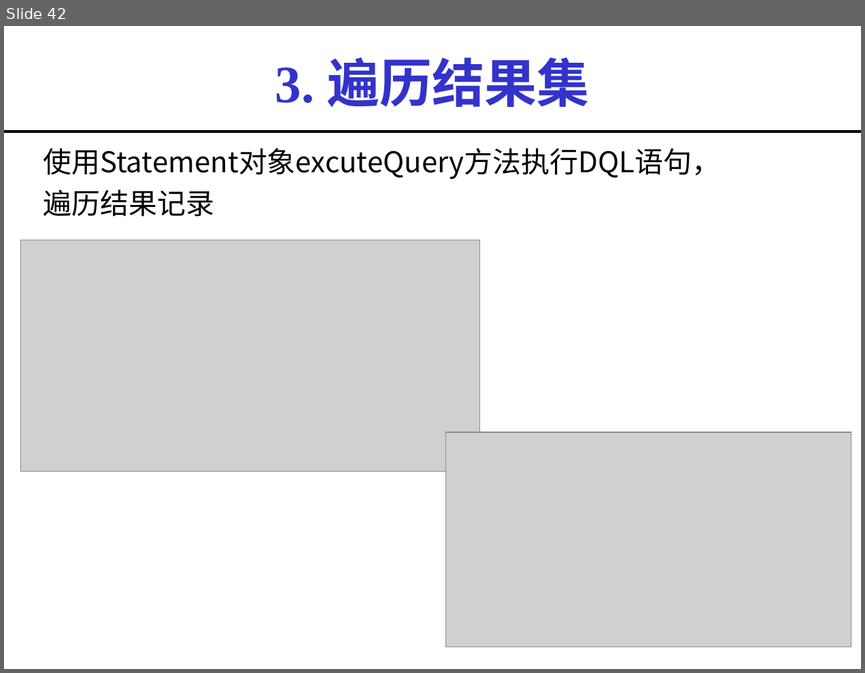
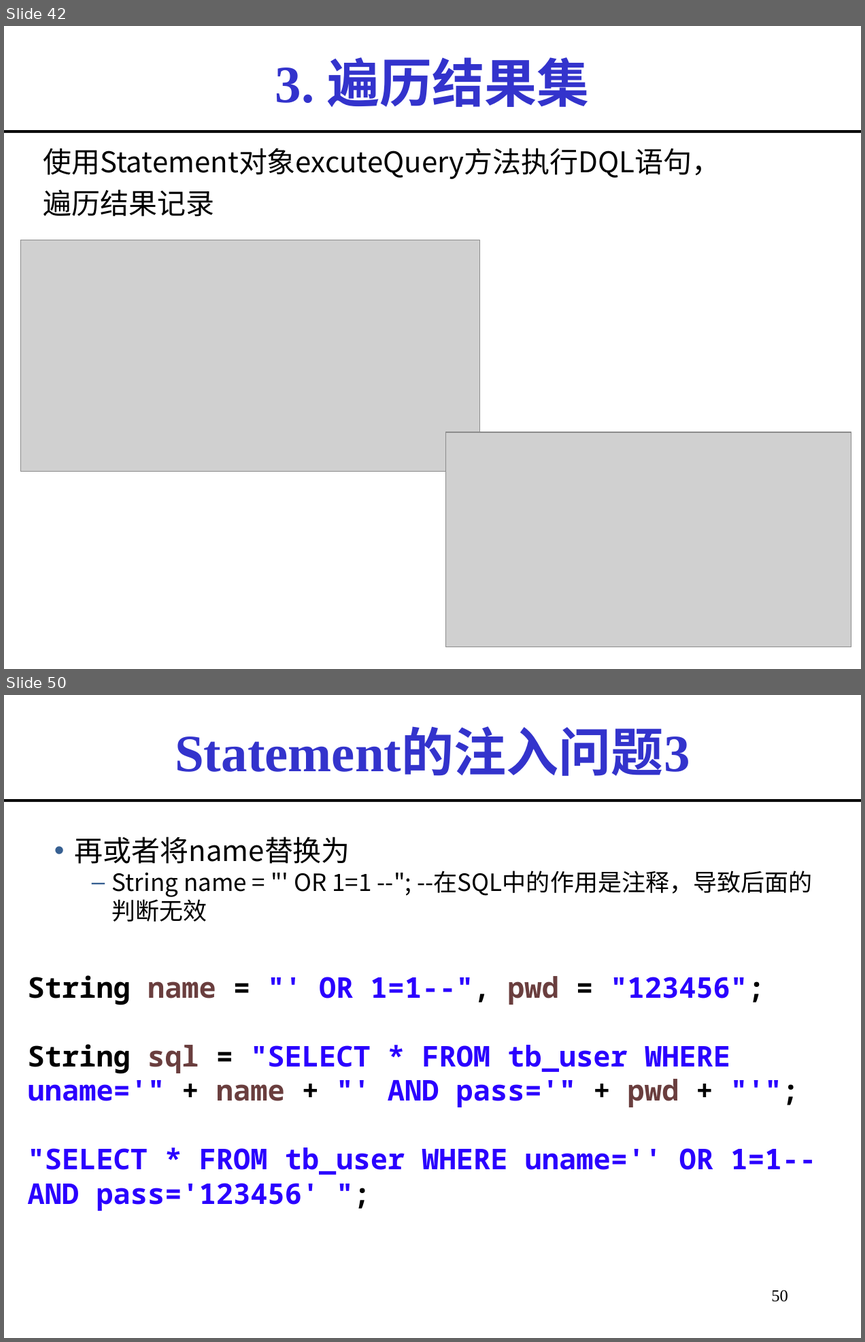
Before and after one commit to imwyw/Java, a slide deck: PPT/javaCh07_数据库连接.ppt. Shown one above the other, each under a label of ours: slide 42 before the commit, slides 42 and 50 after it; the slides between them are not shown. The pictures are 865x673 and 865x1342 pixels, drawn with LibreOffice and Linux fonts; fonts in the diff are those of the drawing; grey boxes stand for pictures. Boxes give left, top, right and bottom in pixels: in the first picture for what was removed or moved away, otherwise in the second. Text is boxed around its words. In the diff, an @@ line names an element or a change of style, - is before the commit and + after.

```diff
--- a/PPT/javaCh07_数据库连接.ppt
+++ b/PPT/javaCh07_数据库连接.ppt
@@ slide 50 added at [4,695,861,1338], background #FFFFFF @@
@@ title added at [175,730,690,776], 44 pt, text #3333CC, bold @@
+Statement的注入问题3
@@ line added from (4, 800) to (861, 800), #000000 2.24 pt @@
@@ text added at [75,836,812,921], 20 pt, text #000000 @@
+• 再或者将name替换为
+  – String name = "' OR 1=1 --"; --在SQL中的作用是注释，导致后面的判断无效
@@ text added at [28,975,816,1210], 24 pt, text #2A00FF, bold @@
+String name = "' OR 1=1--", pwd = "123456";
+String sql = "SELECT * FROM tb_user WHERE uname='" + name + "' AND pass='" + pwd + "'";
+"SELECT * FROM tb_user WHERE uname='' OR 1=1-- AND pass='123456' ";
@@ page number added at [771,1289,788,1302], 14 pt, text #000000 @@
+50
```
Also in this commit, not shown: 1 slide changed, 29 other slides added, 8 other files.
